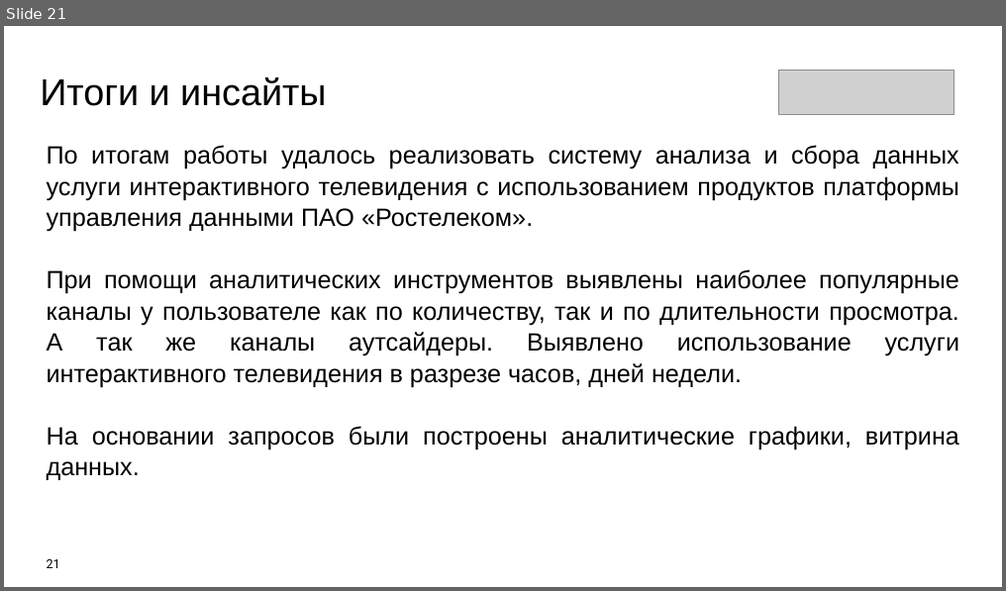
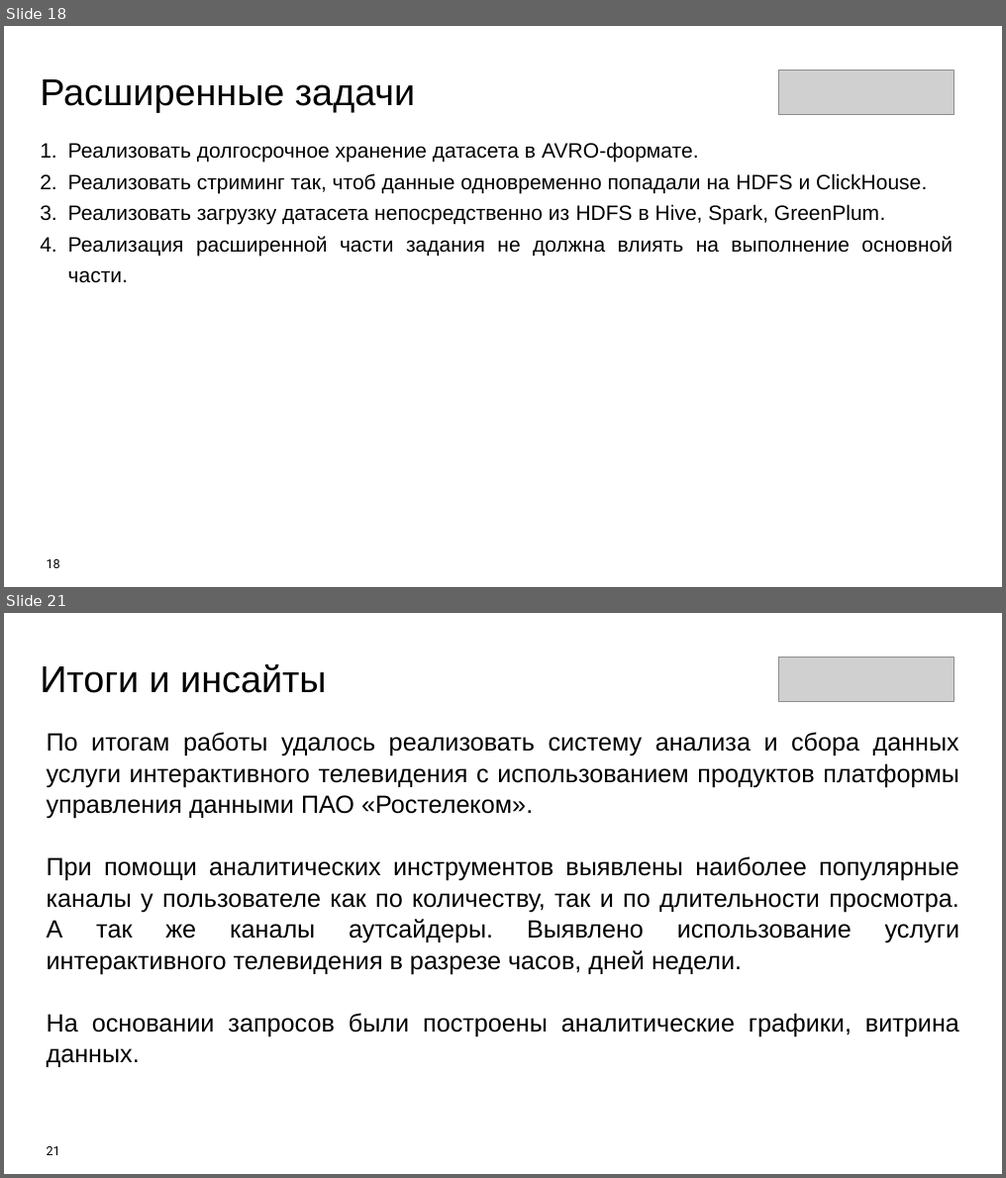
Before and after one commit to Olmeor/Data-engineer_Rostelecom_programming_school, a slide deck: Сertification/presentation.pptx. Shown one above the other, each under a label of ours: slide 21 before the commit, slides 18 and 21 after it; the slides between them are not shown. The pictures are 1006x591 and 1006x1178 pixels, drawn with LibreOffice and Linux fonts; fonts in the diff are those of the drawing; grey boxes stand for pictures. Boxes give left, top, right and bottom in pixels: in the first picture for what was removed or moved away, otherwise in the second. Text is boxed around its words. In the diff, an @@ line names an element or a change of style, - is before the commit and + after.

```diff
--- a/Сertification/presentation.pptx
+++ b/Сertification/presentation.pptx
@@ slide 18 added at <box>4,26,1002,587</box>, background #FFFFFF @@
@@ text added at <box>40,79,415,113</box>, 36 pt, text #000000 @@
+Расширенные задачи
@@ picture added at <box>779,70,953,114</box> @@
@@ text added at <box>68,142,952,283</box>, 20 pt, text #000000 @@
+1. Реализовать долгосрочное хранение датасета в AVRO-формате.
+2. Реализовать стриминг так, чтоб данные одновременно попадали на HDFS и ClickHouse.
+3. Реализовать загрузку датасета непосредственно из HDFS в Hive, Spark, GreenPlum.
+4. Реализация расширенной части задания не должна влиять на выполнение основной части.
@@ page number added at <box>47,560,60,569</box>, 12 pt, text #000000 @@
+18
```
Also in this commit, not shown: 7 slides changed, 4 other slides added, 5 slides removed, 1 other file.
